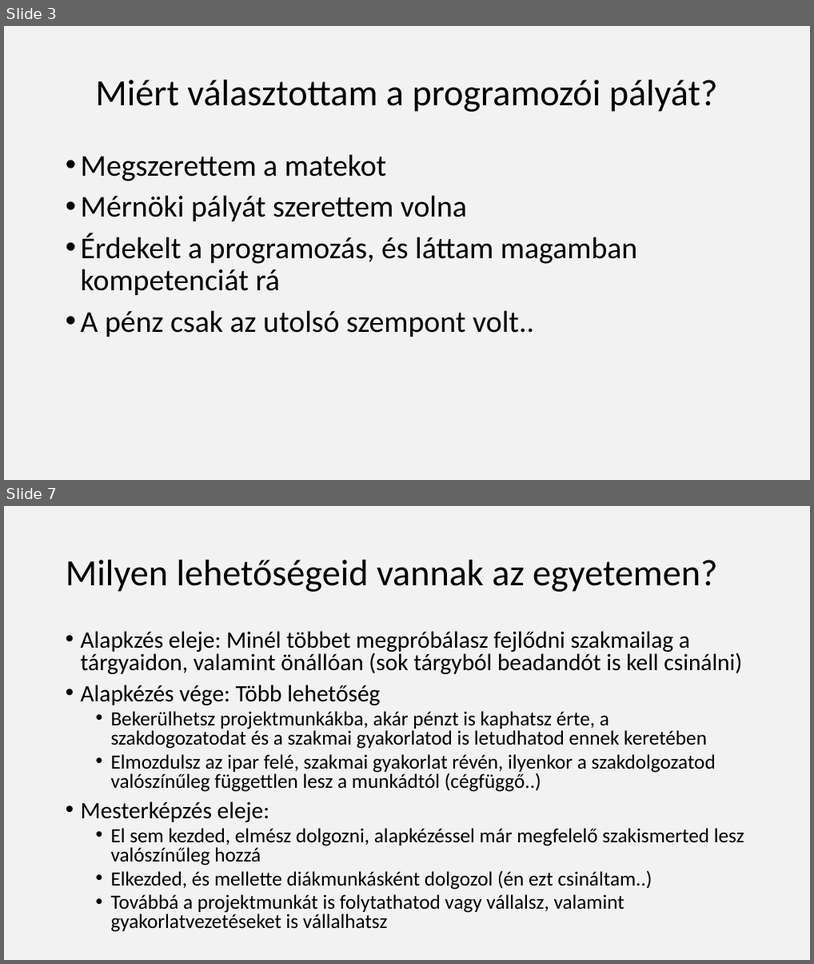
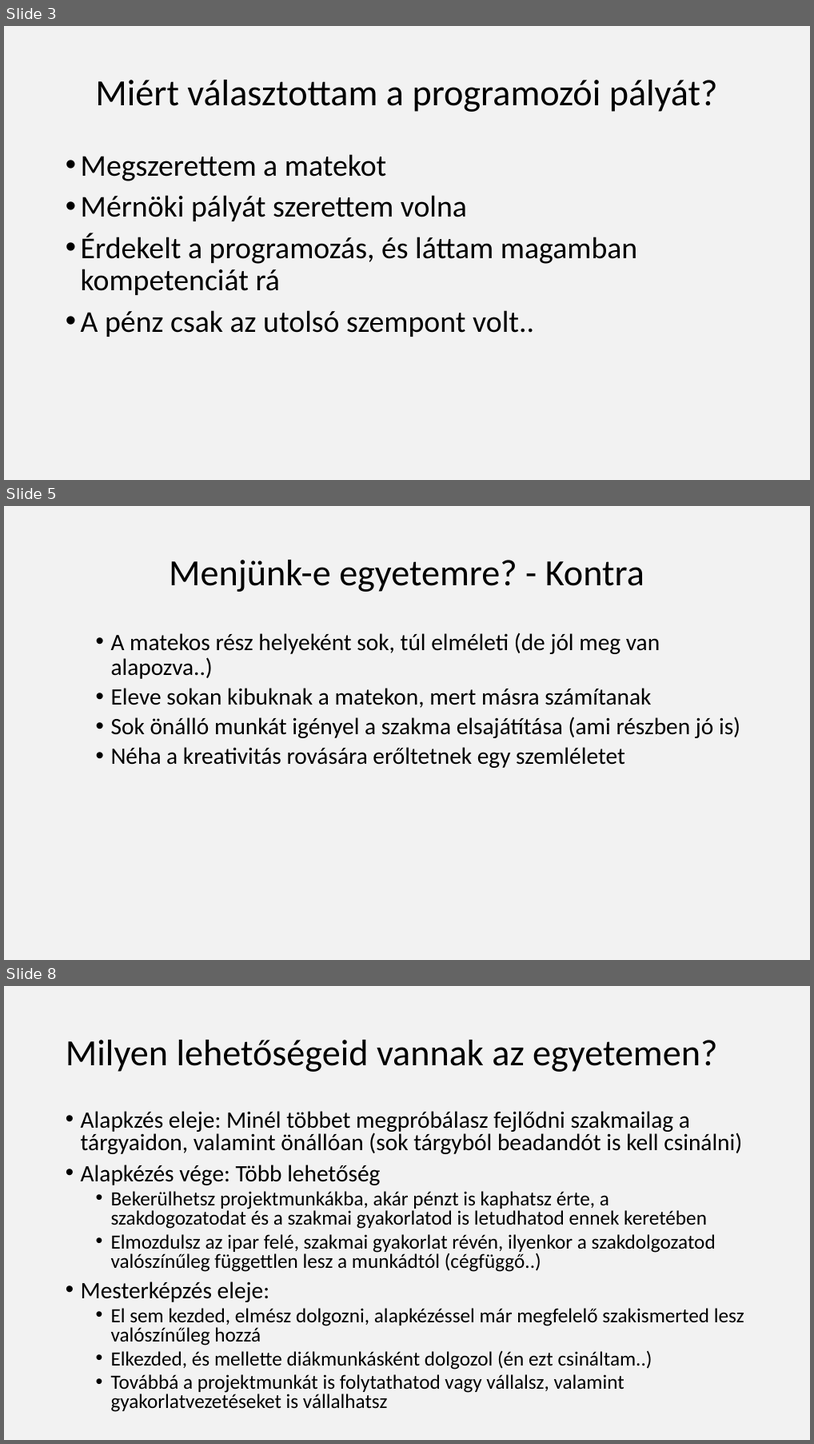
Before and after one commit to nagyandras95/Egyetem, a slide deck: efop/03/Programozók világa.pptx. Shown one above the other, each under a label of ours: slides 3 and 7 before the commit, slides 3, 5 and 8 after it; the slides between them are not shown. The pictures are 814x964 and 814x1444 pixels, drawn with LibreOffice and Linux fonts; fonts in the diff are those of the drawing. Boxes give left, top, right and bottom in pixels: in the first picture for what was removed or moved away, otherwise in the second. Text is boxed around its words. In the diff, an @@ line names an element or a change of style, - is before the commit and + after.

```diff
--- a/efop/03/Programozók világa.pptx
+++ b/efop/03/Programozók világa.pptx
@@ slide 5 added at (4, 506, 810, 960), background #E7E6E6 at 50% opacity @@
@@ title added at (169, 560, 645, 592), 44 pt, text #000000 @@
+Menjünk-e egyetemre? - Kontra
@@ text added at (111, 632, 741, 768), 28 pt, text #000000 @@
+  • A matekos rész helyeként sok, túl elméleti (de jól meg van alapozva..)
+  • Eleve sokan kibuknak a matekon, mert másra számítanak
+  • Sok önálló munkát igényel a szakma elsajátítása (ami részben jó is)
+  • Néha a kreativitás rovására erőltetnek egy szemléletet
@@ what was slide 7 is now slide 8 @@
```
Also in this commit, not shown: 3 slides changed.
